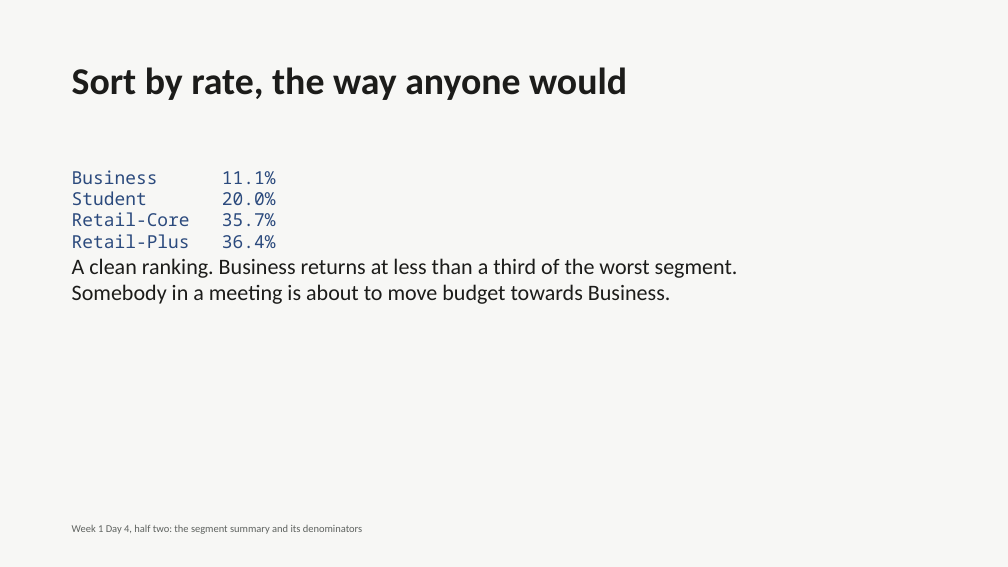
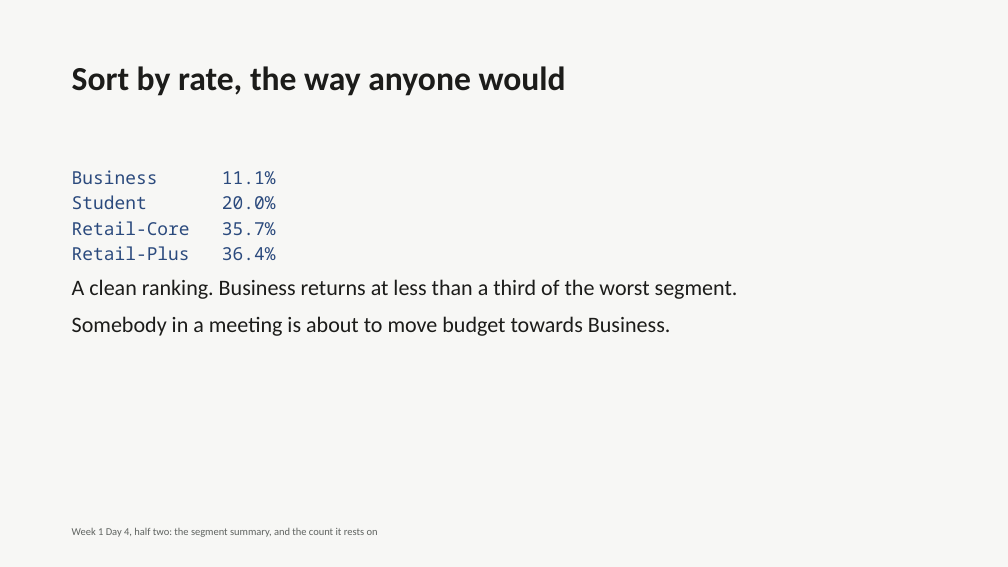
Before and after one commit to fde-academy-lab/c2-content-factory, a slide deck: slide 24 of content/W01/D4/C2_W01_D04_deck_half2_STUDENT.pptx (slide 20 before the commit). Drawn at 1008x567 pixels with LibreOffice and Linux fonts; fonts in the diff are those of the drawing. Boxes give left, top, right and bottom in pixels: in the first picture for what was removed or moved away, otherwise in the second. Text is boxed around its words. In the diff, an @@ line names an element or a change of style, - is before the commit and + after.

```diff
--- a/content/W01/D4/C2_W01_D04_deck_half2_STUDENT.pptx
+++ b/content/W01/D4/C2_W01_D04_deck_half2_STUDENT.pptx
@@ text "Sort by rate, the way ..." at [72, 66, 566, 96]: size 36 to 32 pt @@
@@ text "Business 11.1%" at [72, 170, 276, 260]: more space between paragraphs @@
@@ text at [72, 258, 738, 304]: paragraphs removed @@
-A clean ranking. Business returns at less than a third of the worst segment.
-Somebody in a meeting is about to move budget towards Business.
@@ text added at [72, 279, 738, 336], 21 pt, text #1C1C1A @@
+A clean ranking. Business returns at less than a third of the worst segment.
+Somebody in a meeting is about to move budget towards Business.
@@ text at [72, 528, 378, 537]: text changed @@
-Week 1 Day 4, half two: the segment summary and its denominators
+Week 1 Day 4, half two: the segment summary, and the count it rests on
```
Also in this commit, not shown: 28 other slides changed, 12 slides added, 4 other files.
